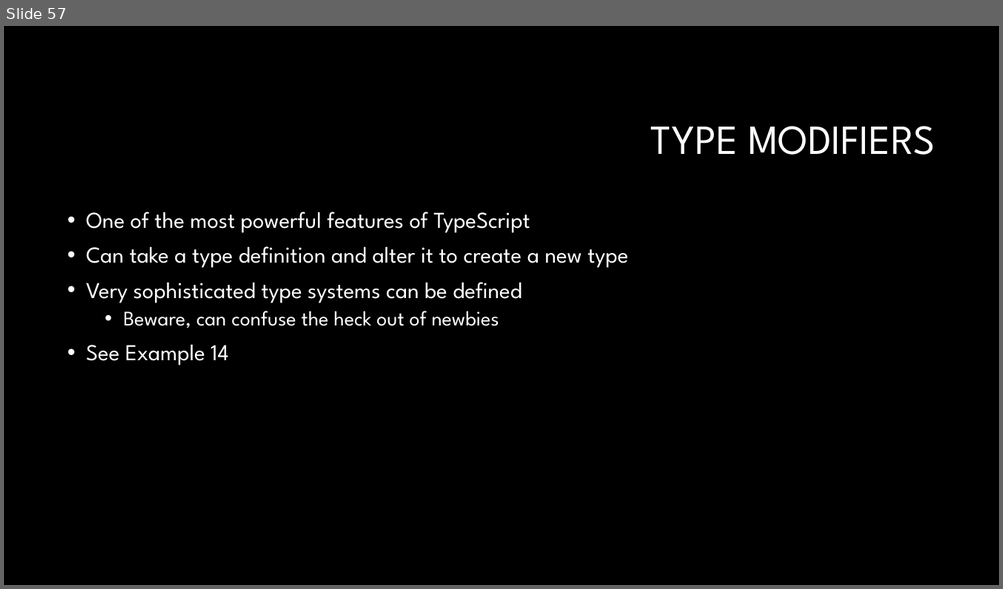
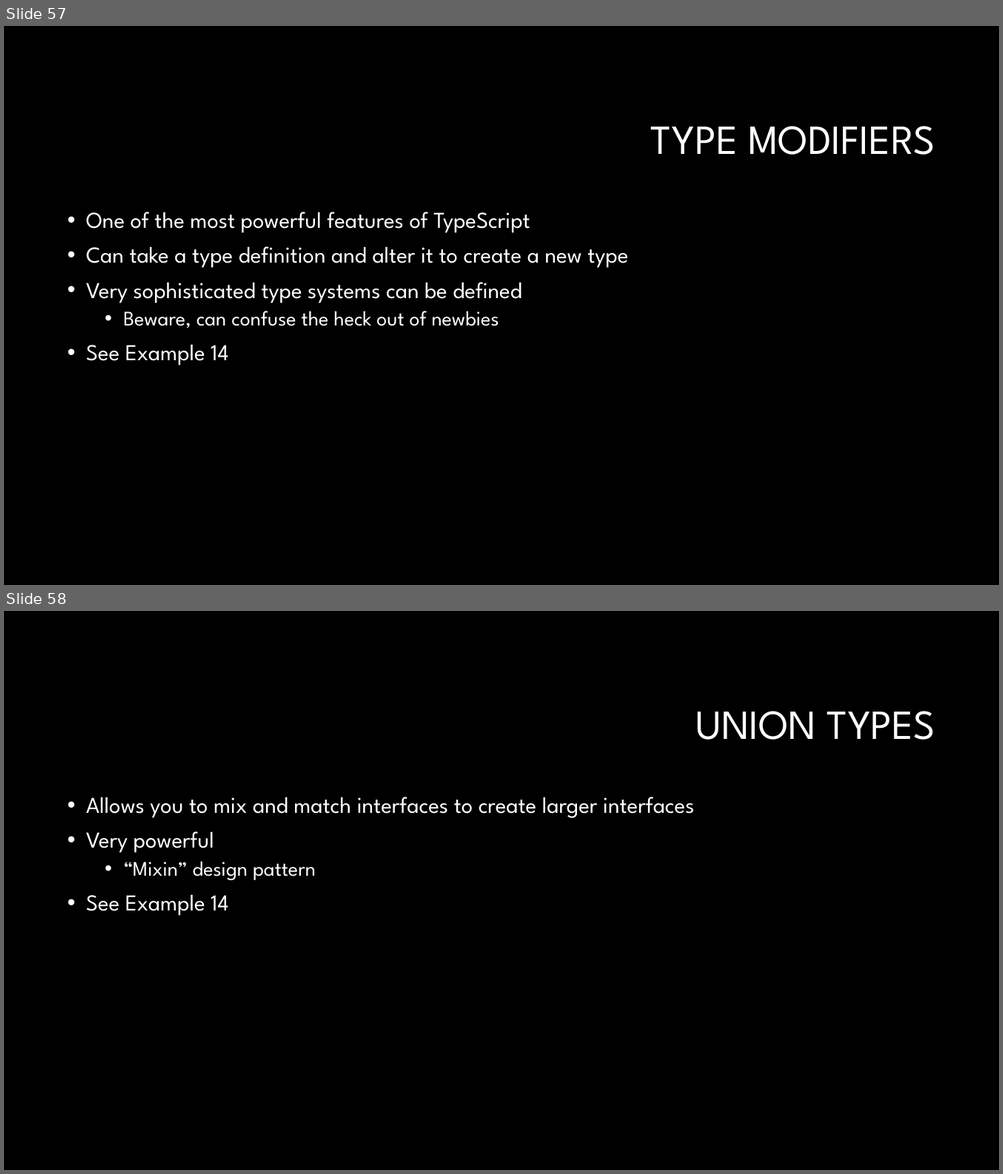
Before and after one commit to RonPenton/intro-to-typescript, a slide deck: Web development with Typescript.pptx. Shown one above the other, each under a label of ours: slide 57 before the commit, slides 57 and 58 after it. The pictures are 1003x589 and 1003x1174 pixels, drawn with LibreOffice and Linux fonts; fonts in the diff are those of the drawing; background and template pictures are left out. Boxes give left, top, right and bottom in pixels: in the first picture for what was removed or moved away, otherwise in the second. Text is boxed around its words. In the diff, an @@ line names an element or a change of style, - is before the commit and + after.

Commit message:
advanced types

```diff
--- a/Web development with Typescript.pptx
+++ b/Web development with Typescript.pptx
@@ slide 58 added at (x1=4, y1=611, x2=999, y2=1170), background #000000 @@
@@ title added at (x1=695, y1=711, x2=935, y2=740), 40 pt, text #FFFFFF @@
+UNION TYPES
@@ text added at (x1=86, y1=797, x2=694, y2=916), 22 pt, text #FFFFFF @@
+• Allows you to mix and match interfaces to create larger interfaces
+• Very powerful
+  • “Mixin” design pattern
+• See Example 14
```
Also in this commit, not shown: 1 other slide added, 8 other files.
